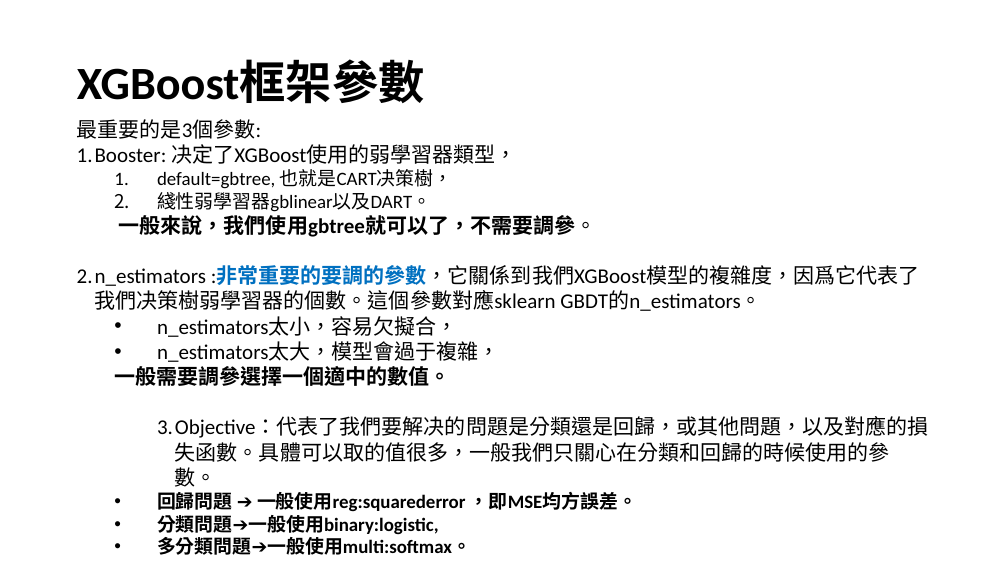
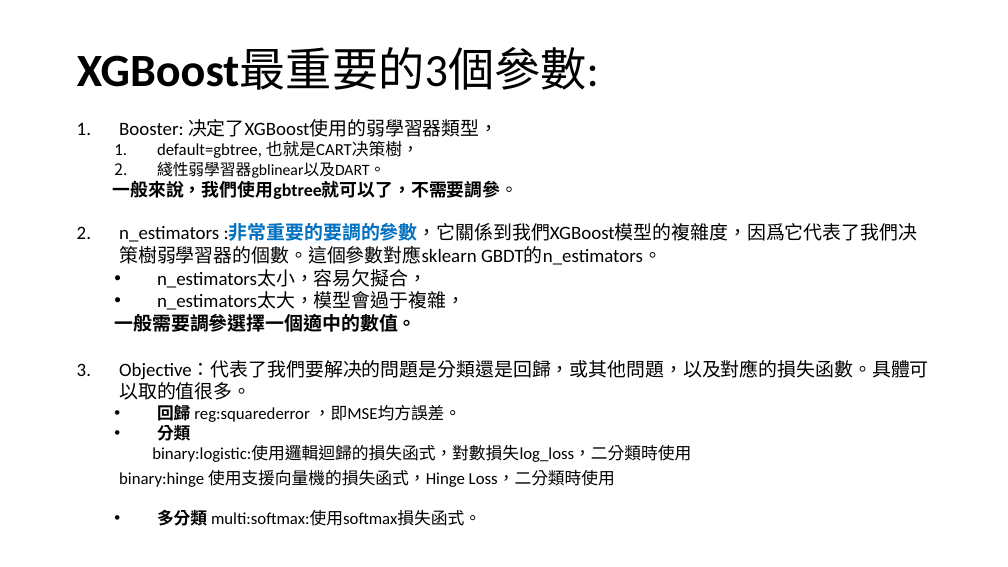
Before and after one commit to lokcyi/AI, a slide deck: slide 12 of ClassMaterial/20210308/XGBoost介紹.ppt (slide 11 before the commit). Drawn at 1008x567 pixels with LibreOffice and Linux fonts; fonts in the diff are those of the drawing. Boxes give left, top, right and bottom in pixels: in the first picture for what was removed or moved away, otherwise in the second. Text is boxed around its words. In the diff, an @@ line names an element or a change of style, - is before the commit and + after.

```diff
--- a/ClassMaterial/20210308/XGBoost介紹.ppt
+++ b/ClassMaterial/20210308/XGBoost介紹.ppt
@@ title added at box(77, 47, 599, 90), 44 pt, text #000000 @@
+XGBoost最重要的3個參數:
@@ title removed at box(77, 61, 425, 104) @@
-XGBoost框架參數
@@ text at box(77, 119, 262, 139): paragraph removed @@
-最重要的是3個參數:
@@ text at box(112, 119, 918, 332): size 20 to 18 pt in "Booster: 决定了XGBoost使用的弱學習器類型，", "n_estimators :非常重要的要調的參數，它關係到我們XGBoost模型的複雜度，因爲它代表了我們决策樹弱學習器 ...", "n_estimators太小，容易欠擬合，", "n_estimators太大，模型會過于複雜，" and 1 more places; size 18 to 16 pt in "default=gbtree, 也就是CART决策樹，"; size 18 to 15 pt in "綫性弱學習器gblinear以及DART。"; size 20 to 17 pt in "一般來說，我們使用gbtree就可以了，不需要調參。"; indent changed @@
@@ text at box(119, 360, 929, 526): text changed; size 18 to 16 pt; bold off @@
-2. Objective：代表了我們要解决的問題是分類還是回歸，或其他問題，以及對應的損失函數。具體可以取的值很多，一般我們只關心在分類和回歸的時候使用的參數。
-  • 回歸問題 ➔ 一般使用reg:squarederror ，即MSE均方誤差。
-  • 分類問題➔一般使用binary:logistic,
-  • 多分類問題➔一般使用multi:softmax。
+2. Objective：代表了我們要解决的問題是分類還是回歸，或其他問題，以及對應的損失函數。具體可以取的值很多。
+  • 回歸 reg:squarederror ，即MSE均方誤差。
+  • 分類
+    binary:logistic:使用邏輯迴歸的損失函式，對數損失log_loss，二分類時使用
+binary:hinge 使用支援向量機的損失函式，Hinge Loss，二分類時使用
+  • 多分類 multi:softmax:使用softmax損失函式。
```
Also in this commit, not shown: 10 other slides changed, 2 slides added, 4 other files.
